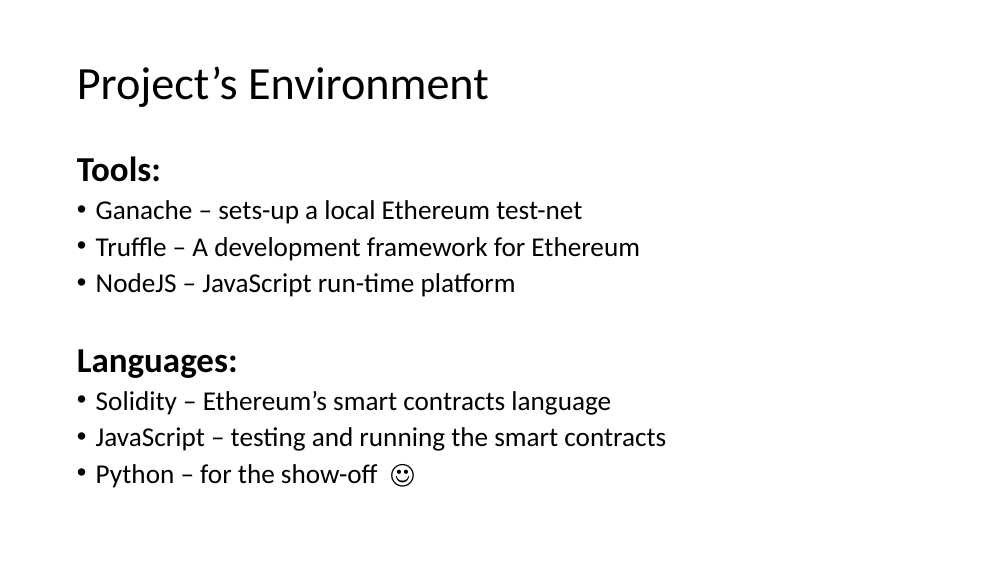
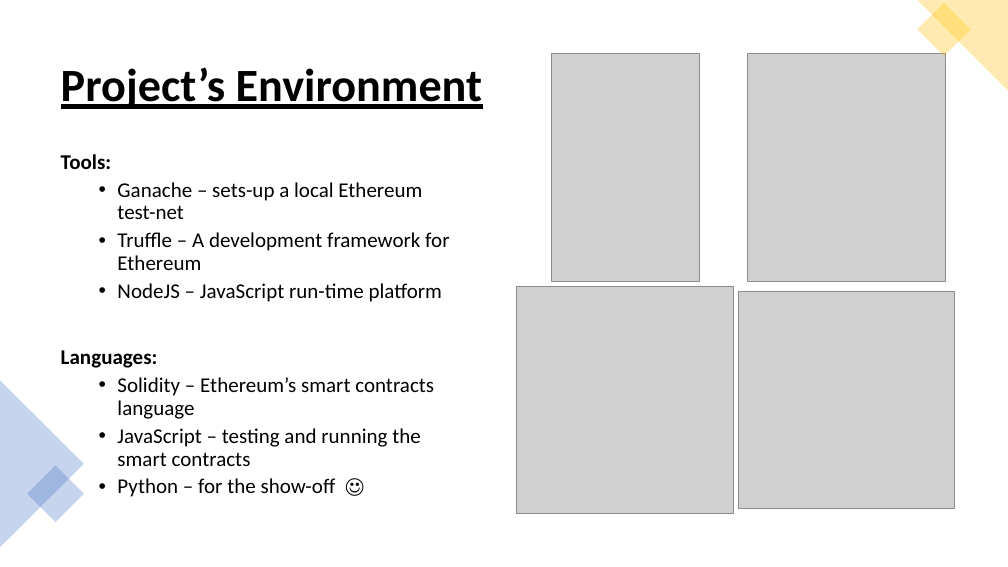
Before and after one commit to Ugadot/StableCoin, a slide deck: slide 4 of BaseCoin_Presentation.pptx. Drawn at 1008x567 pixels with LibreOffice and Linux fonts; fonts in the diff are those of the drawing; grey boxes stand for pictures. Boxes give left, top, right and bottom in pixels: in the first picture for what was removed or moved away, otherwise in the second. Text is boxed around its words. In the diff, an @@ line names an element or a change of style, - is before the commit and + after.

```diff
--- a/BaseCoin_Presentation.pptx
+++ b/BaseCoin_Presentation.pptx
@@ title "Project’s Environment": place and size @@
-title "Project’s Environment" at [77, 66, 489, 107]
+title "Project’s Environment" at [61, 67, 482, 109]
@@ title "Project’s Environment" at [61, 67, 482, 109]: bold on, underline on @@
@@ triangle added at [917, 0, 1008, 91], fill #FFC000 at 30% opacity @@
@@ rectangle added at [918, 3, 971, 56], fill #FFC000 at 30% opacity @@
@@ picture added at [551, 53, 699, 281] @@
@@ picture added at [748, 53, 946, 281] @@
@@ text "Tools:": place and size @@
-text "Tools:" at [77, 156, 666, 488]
+text "Tools:" at [61, 154, 449, 497]
@@ text "Tools:" at [61, 154, 449, 497]: size 33.3 to 20 pt in "Tools:", "Languages:"; size 25.9 to 20 pt; line spacing 0.8 to 0.9; list level 1 to 2 in "Ganache – sets-up a local ..."; list level 1 to 2 in "Truffle – A development framework ..."; list level 1 to 2 in "NodeJS – JavaScript run-time platform"; list level 1 to 2 in "Solidity – Ethereum’s smart contracts ..."; list level 1 to 2 in "JavaScript – testing and running ..."; list level 1 to 2 in "Python – for the show-off ..." @@
@@ picture added at [517, 287, 734, 514] @@
@@ picture added at [739, 292, 955, 508] @@
@@ triangle added at [0, 380, 84, 547], fill #4472C4 at 30% opacity @@
@@ rectangle added at [27, 465, 84, 522], fill #4472C4 at 30% opacity @@
```
Also in this commit, not shown: 11 other slides changed.
